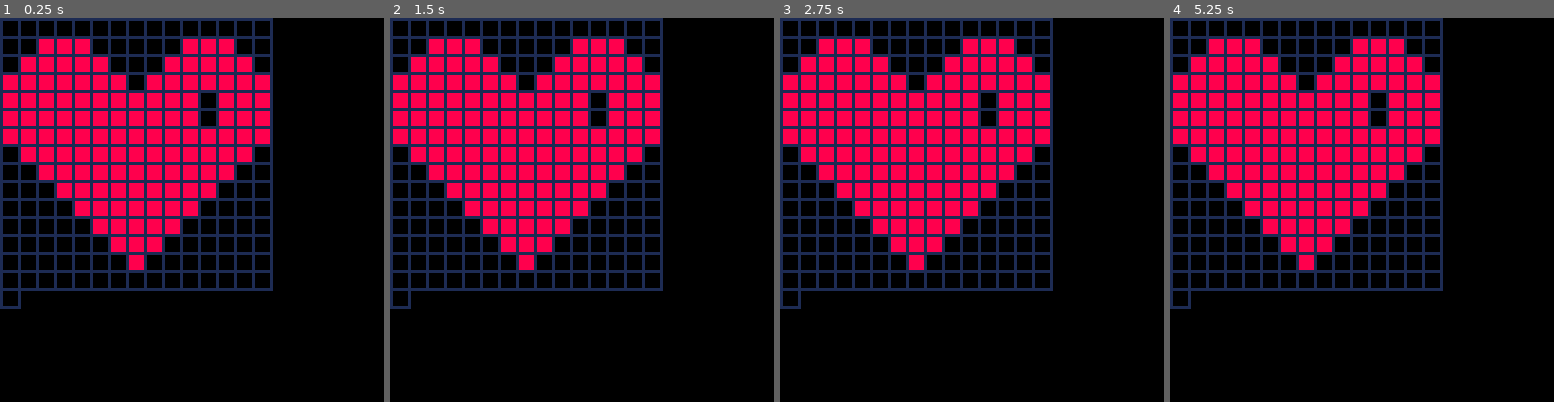
Above: before the commit, frames 1-4 (left to right).
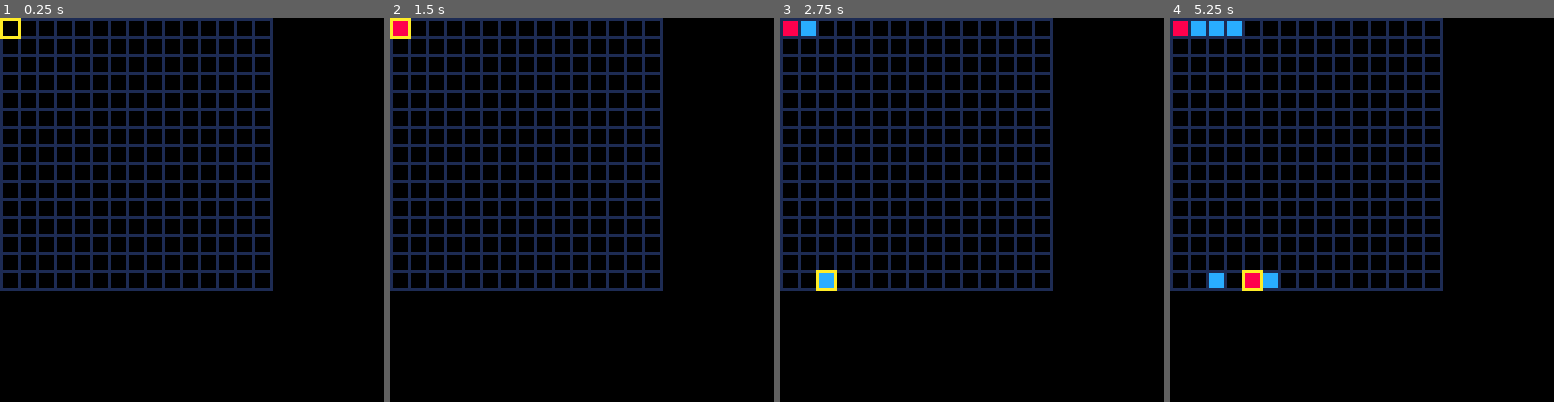
Above: after the commit, the same moments.

Repository: LuosRestil/pico8
Game: PICO-8 cartridge picross/picross.p8
Same seed, same stepped clock (60 frames per second), same inputs: the game is played once before the commit and once after it.
Inputs:
- Up to frame 1 (0.25 s): no input
- Up to frame 2 (1.5 s): tap X (X key) at 0.33, 1.07 s; tap O (Z key) at 0.7 s
- Up to frame 3 (2.75 s): hold Right 1.6-2.1 s; tap O (Z key) at 1.7, 2.1, 2.5 s; tap X (X key) at 1.85 s; hold Up 2.15-2.42 s; hold Right from 2.47 s (still down)
- Up to frame 4 (5.25 s): tap O (Z key) every 0.4 s from 2.9 to 4.9 s; tap X (X key) at 2.97, 4.08, 5.2 s; release Right at 3.03 s; hold Left 3.08-3.58 s; hold Down 3.63-3.97 s; hold Right 4.02-4.68 s; hold Up 4.73-5.03 s; hold Left from 5.08 s (still down)

The runs differ from the first frame. In frame 1, 19% of the frame differs, in the area x 0-71%, y 0-76%; in frame 2, 19%; in frame 3, 19%; in frame 4, 20%.

Commit message:
basic player control

Diff:
--- a/picross/picross.p8
+++ b/picross/picross.p8
@@ -4,37 +4,83 @@
 gs=90 --grid size
 dim=15 --dimension (15x15)
 csize=gs/dim --cell size
+grid=nil
+idx=0
 
 function _init()
-
+	grid = make_grid()
 end
 
 function _update()
+	local r,c=idx_to_rc(idx)
+	if btnp(⬅️) do
+		c-=1
+		if (c<0) c=14
+	elseif btnp(➡️) do
+		c+=1
+		if (c>14) c=0
+	elseif btnp(⬆️) do
+		r-=1
+		if (r<0) r=14
+	elseif btnp(⬇️) do
+		r+=1
+		if (r>14) r=0
+	end
 
+	if btnp(🅾️) do
+		grid[idx+1]=1
+	elseif btnp(❎) do
+		grid[idx+1]=2
+	end
+	idx=rc_to_idx(r,c)
 end
 
 function _draw()
 	cls()
-	for i=0,#img do
-		local r=i\dim
-		local c=i%dim
-		draw_cell(r,c,img[i+1])
+	for i=0,#grid-1 do
+		local x,y=idx_to_coord(i)
+		local clr=0
+		if (grid[i+1]==1) clr=12
+		if (grid[i+1]==2) clr=8
+		rectfill(
+			x,y,
+			x+csize,y+csize,
+			clr
+		)
+		rect(x,y,x+csize,y+csize,1)
 	end
+
+	local x,y=idx_to_coord(idx)
+	rect(x,y,x+csize,y+csize,10)
 end
 
-function draw_cell(r,c,v)
-	local sx=c*csize
-	local sy=r*csize
-	local ex=sx+csize
-	local ey=sy+csize
-	local clr=v==1 and 8 or 0
-	rectfill(sx,sy,ex,ey,clr)
-	rect(sx,sy,ex,ey,1)
+function idx_to_rc(idx)
+	return idx\dim,idx%dim
+end
+
+function rc_to_idx(r,c)
+	return r*dim+c
+end
+
+function idx_to_coord(idx)
+	local r,c=idx_to_rc(idx)
+	local x=c*csize
+	local y=r*csize
+	return x,y
+end
+
+function make_grid()
+	local grid={}
+	for i=1,225 do
+		add(grid,0)
+	end
+	return grid
 end
 -->8
 --imgs
+--todo stringify to save tokens
 img={0,0,0,0,0,0,0,0,0,0,0,0,0,0,0,0,0,1,1,1,0,0,0,0,0,1,1,1,0,0,0,1,1,1,1,1,0,0,0,1,1,1,1,1,0,1,1,1,1,1,1,1,0,1,1,1,1, …(336 unchanged characters)…
-img2={1,1,1,1,1,1,1,1,1,1,1,1,1,1,1,1,1,1,1,1,1,1,1,1,1,1,1, …(266 unchanged characters)… 0,0,1,0,0,1,1,1,1,1,1,1,1,1,0,0,0,1,0,0,0,1,0,1,0,1,0,0,1,0,0,1,1,0,0,1,1,1,1,1,1,1,1,1,0,0,0,0,0,0,0,1,0,1,0,1,0,0,1,0,0,0,0,0,0,1}
+img2={1,1,1,1,1,1,1,1,1,1,1,1,1,1,1,1,1,1,1,1,1,1,1,1,1,1,1, …(266 unchanged characters)… 0,0,1,0,0,1,1,1,1,1,1,1,1,1,0,0,0,1,0,0,1,0,1,0,1,0,1,0,1,0,0,1,1,0,0,1,1,1,1,1,1,1,1,1,0,0,0,0,0,0,1,0,1,0,1,0,1,0,1,0,0,0,0,0,0,1}
 __gfx__
 00000000000000000000000000000000000000000000000000000000000000000000000000000000000000000000000000000000000000000000000000000000
 00000000000000000000000000000000000000000000000000000000000000000000000000000000000000000000000000000000000000000000000000000000
